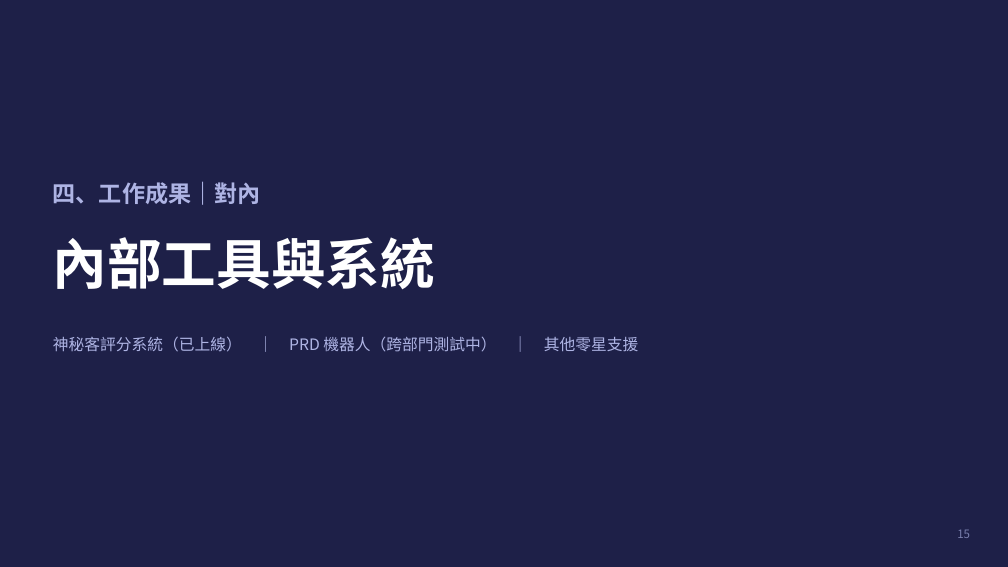
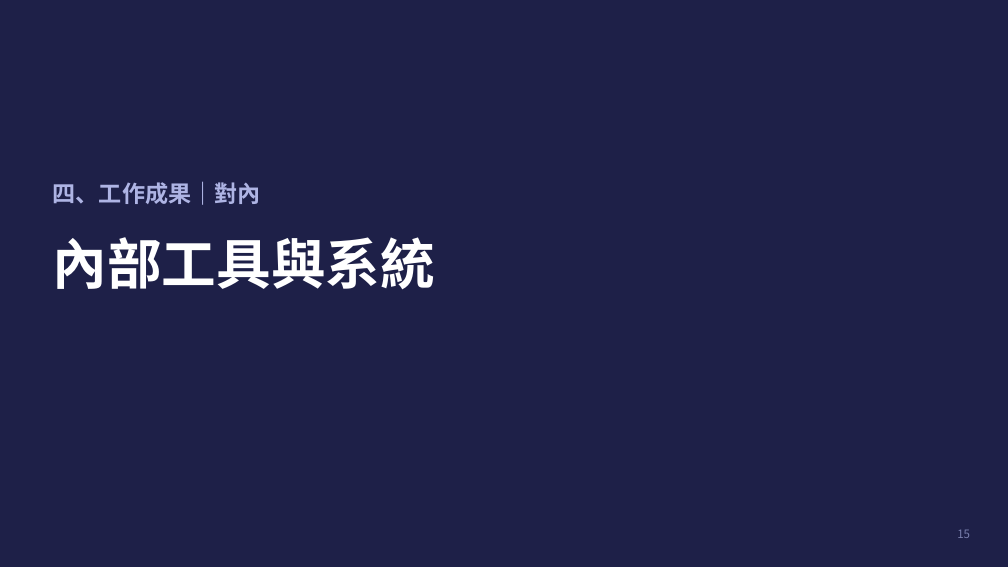
Before and after one commit to kirihuang-bit/freshman-report, a slide deck: slide 15 of 黃家朗新人報告.pptx. Drawn at 1008x567 pixels with LibreOffice and Linux fonts; fonts in the diff are those of the drawing. Boxes give left, top, right and bottom in pixels: in the first picture for what was removed or moved away, otherwise in the second. Text is boxed around its words. In the diff, an @@ line names an element or a change of style, - is before the commit and + after.

```diff
--- a/黃家朗新人報告.pptx
+++ b/黃家朗新人報告.pptx
@@ text removed at (x1=53, y1=336, x2=638, y2=352) @@
-神秘客評分系統（已上線） ｜ PRD 機器人（跨部門測試中） ｜ 其他零星支援
```
Also in this commit, not shown: 5 other slides changed, 5 slides added, 7 slides removed, 1 other file.
